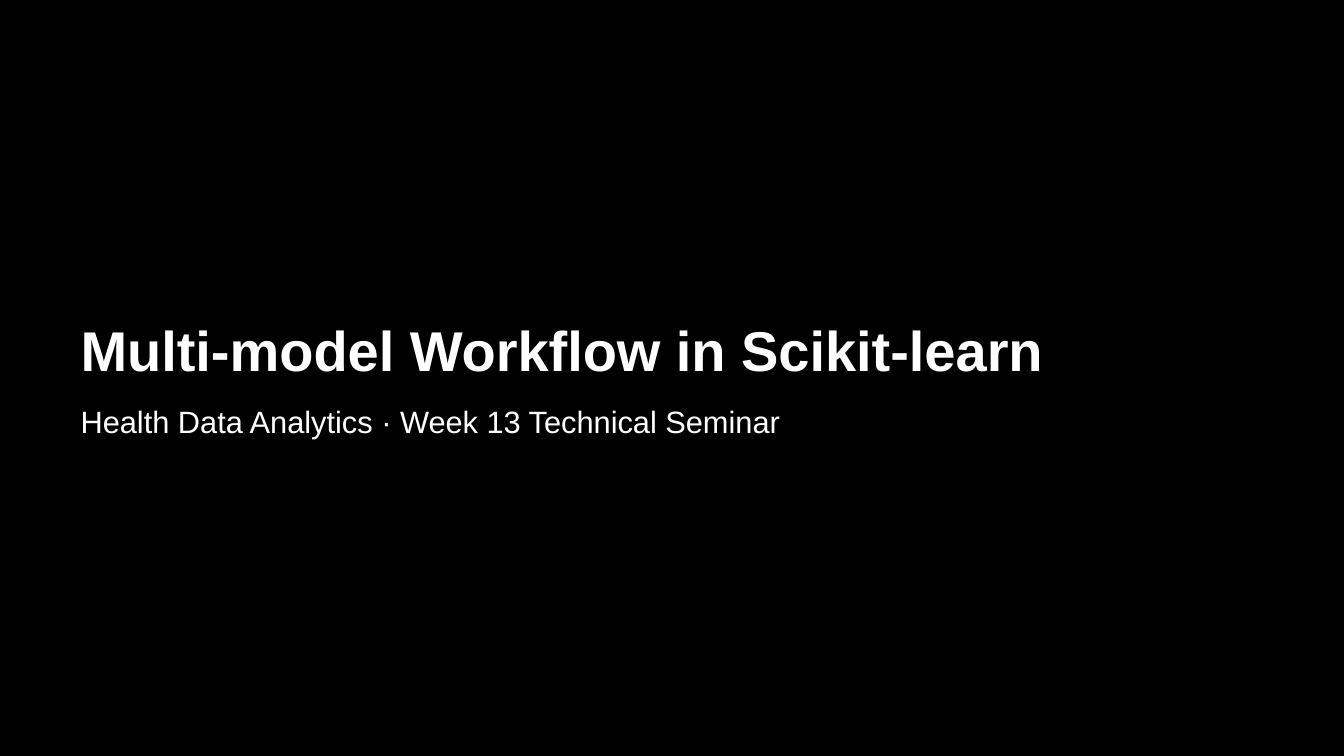
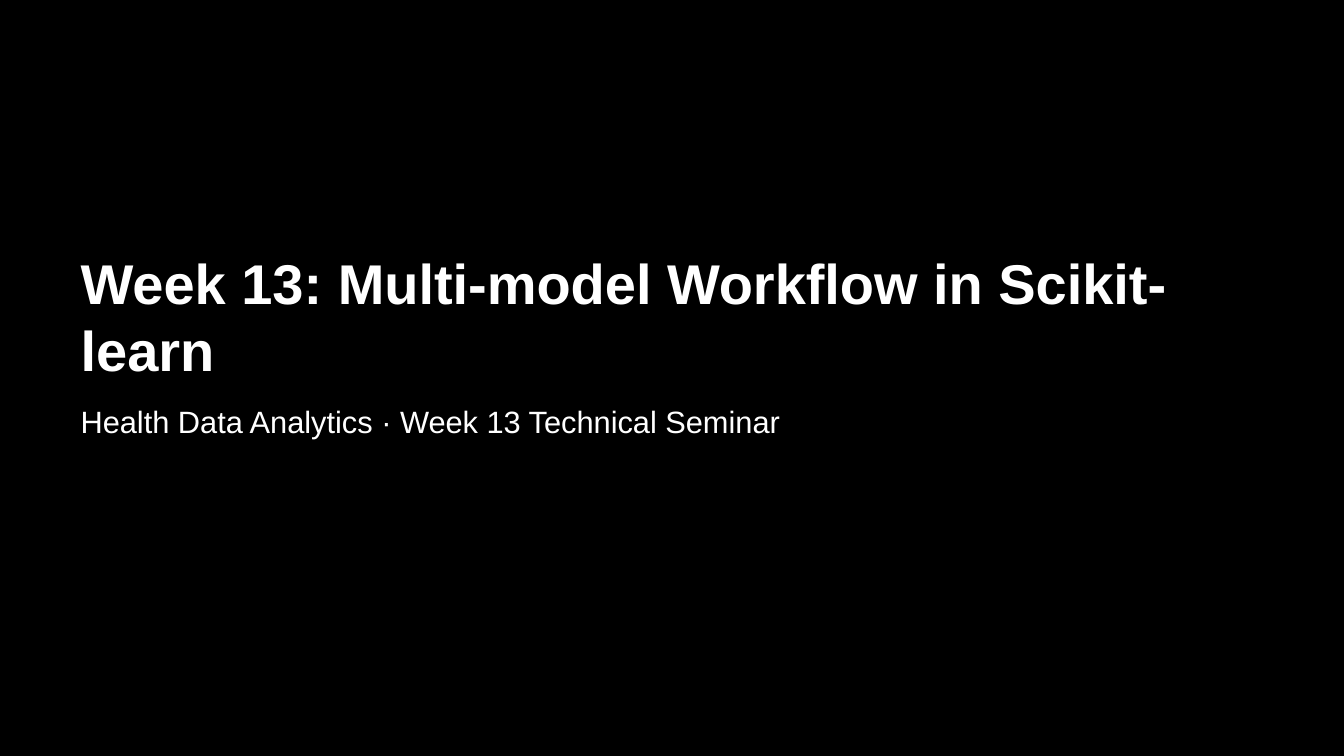
Before and after one commit to andrewcistola/Advanced-Data-Analytics-for-Health-Professionals, a slide deck: slide 1 of technical-seminars/week13_multi_model_workflow.pptx. Drawn at 1344x756 pixels with LibreOffice and Linux fonts; fonts in the diff are those of the drawing. Boxes give left, top, right and bottom in pixels: in the first picture for what was removed or moved away, otherwise in the second. Text is boxed around its words. In the diff, an @@ line names an element or a change of style, - is before the commit and + after.

```diff
--- a/technical-seminars/week13_multi_model_workflow.pptx
+++ b/technical-seminars/week13_multi_model_workflow.pptx
@@ title at <box>81,263,1166,372</box>: text changed @@
-Multi-model Workflow in Scikit-learn
+Week 13: Multi-model Workflow in Scikit-learn
```
Also in this commit, not shown: 43 other files.
